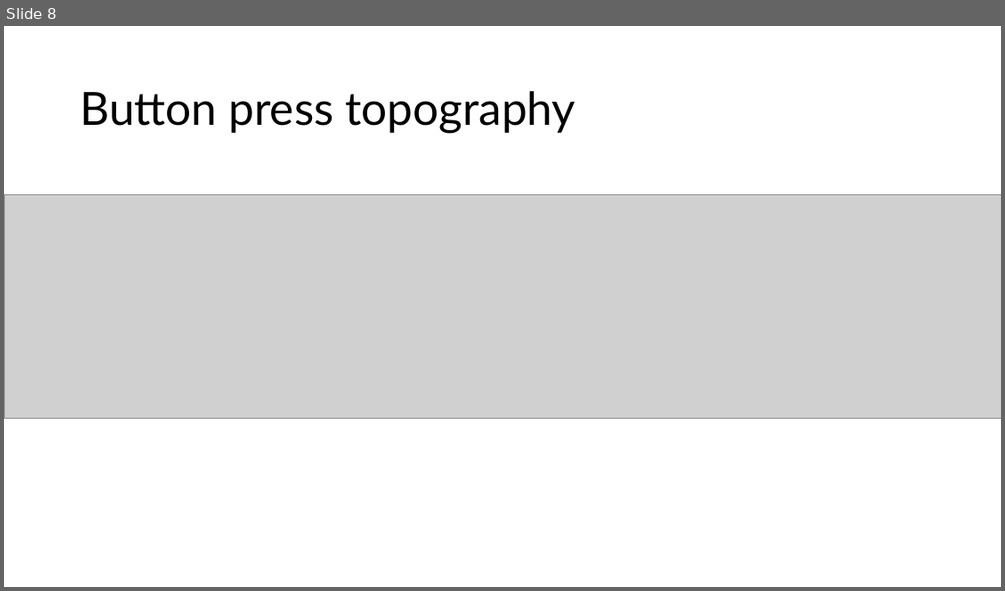
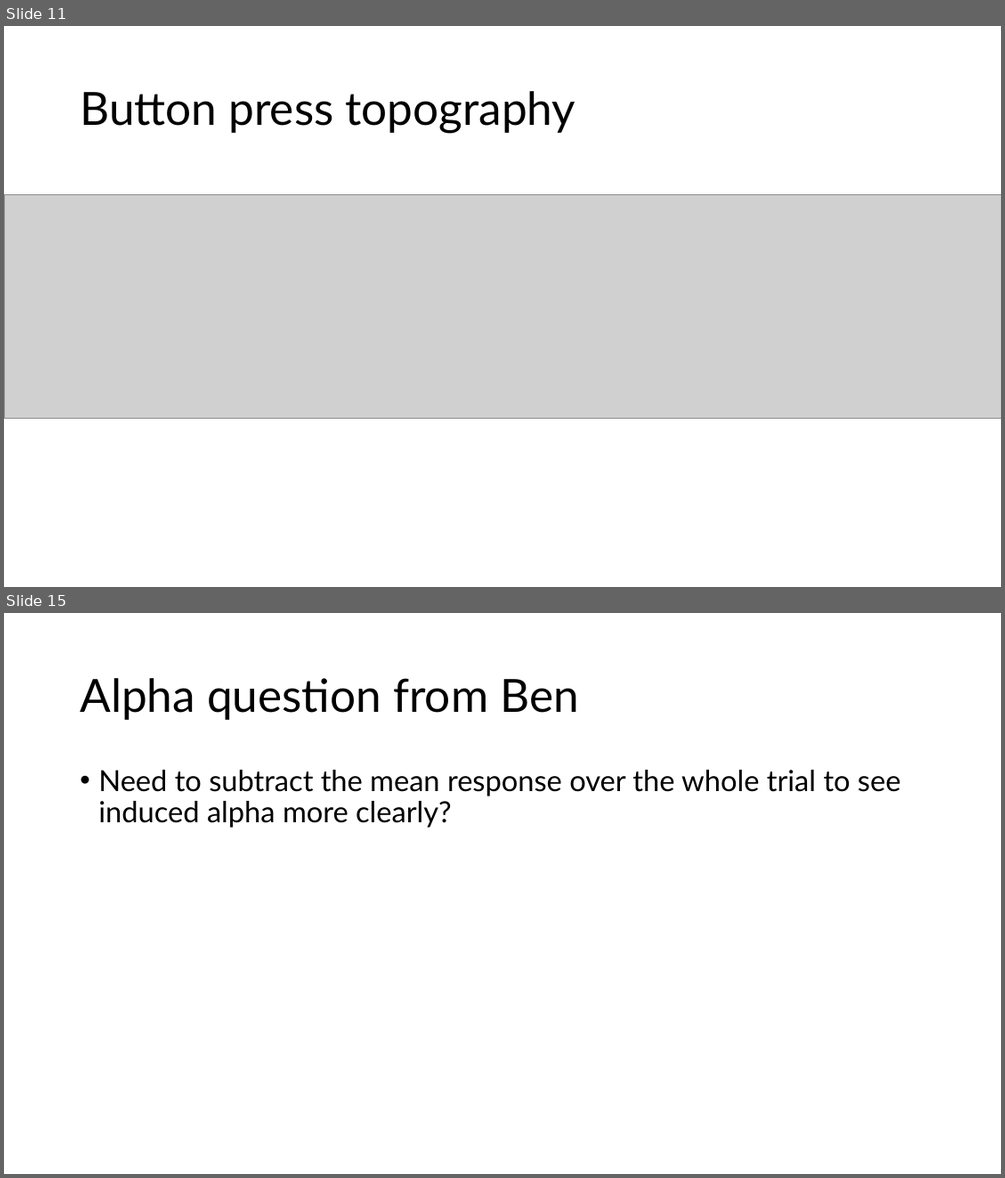
Before and after one commit to brichard28/MILD-Master, a slide deck: mild_master_neuroimaging_pilot.pptx. Shown one above the other, each under a label of ours: slide 8 before the commit, slides 11 and 15 after it; the slides between them are not shown. The pictures are 1005x591 and 1005x1178 pixels, drawn with LibreOffice and Linux fonts; fonts in the diff are those of the drawing; grey boxes stand for pictures. Boxes give left, top, right and bottom in pixels: in the first picture for what was removed or moved away, otherwise in the second. Text is boxed around its words. In the diff, an @@ line names an element or a change of style, - is before the commit and + after.

```diff
--- a/mild_master_neuroimaging_pilot.pptx
+++ b/mild_master_neuroimaging_pilot.pptx
@@ slide 15 added at (x1=4, y1=613, x2=1001, y2=1174), background #FFFFFF @@
@@ title added at (x1=80, y1=678, x2=579, y2=720), 44 pt, text #000000 @@
+Alpha question from Ben
@@ text added at (x1=98, y1=770, x2=901, y2=827), 28 pt, text #000000 @@
+• Need to subtract the mean response over the whole trial to see induced alpha more clearly?
@@ what was slide 8 is now slide 11 @@
```
Also in this commit, not shown: 2 slides changed, 9 other slides added, 5 slides removed, 7 other files.
